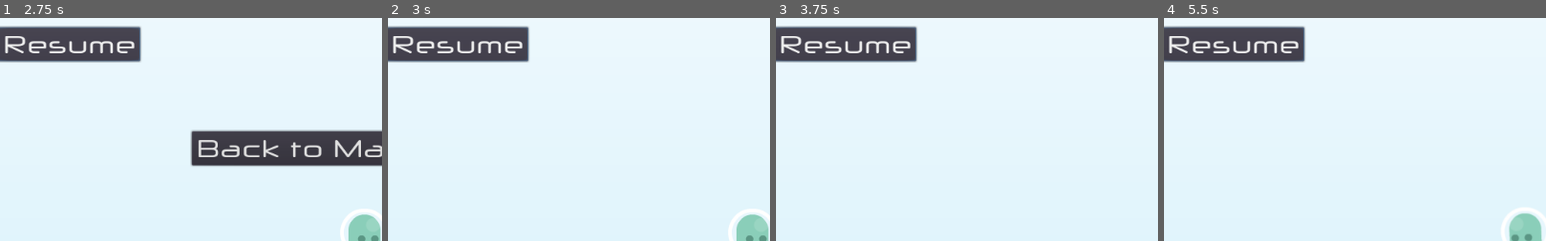
Above: before the commit, frames 1-4 (left to right).
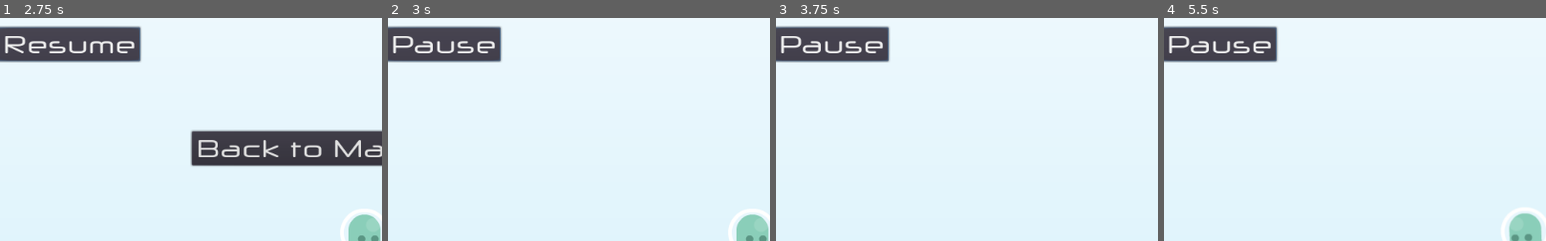
Above: after the commit, the same moments.

Repository: YanjieHe/Platformer
Game: Godot game, scene res://Scenes/World.tscn
The game is run twice, just before and just after one commit, with the same random seed, the same clock (stepped at 60 frames per second) and the same inputs.
Inputs:
- Up to frame 1 (2.75 s): click "Choose Level" at 0.5 s; click "Level 1" at 1.25 s; click "Pause" at 2 s
- Up to frame 2 (3 s): click "Resume" at 2.75 s
- Up to frame 3 (3.75 s): hold Right (ui_right) from 3.53 s (still down)
- Up to frame 4 (5.5 s): tap Up (ui_up) at 3.77, 4.52 s; release Right (ui_right) at 5.03 s; hold Left (ui_left) from 5.03 s (still down)
The pictures show only the part of the screen within x 2-52%, y 10-60%; the shares and areas given below are measured in that part.

Frame 1 is identical in both runs. In frame 2, 2.0% of the frame differs, in the area x 2-37%, y 3-21%; in frame 3, 2.0%; in frame 4, 2.0%.

Commit message:
fix pause button

Diff:
--- a/Scripts/Pause.gd
+++ b/Scripts/Pause.gd
@@ -11,6 +11,7 @@
 	var main_menu_button = get_tree().get_nodes_in_group("MainMenu")[0]
 	if get_tree().paused:
 		get_tree().paused = false
+		text = "Pause"
 		main_menu_button.visible = false
 	else:
 		get_tree().paused = true
Not shown, added: docs/Platformer.png.import
Not shown, added: docs/favicon.png.import
Not shown, changed: docs/Platformer.pck
